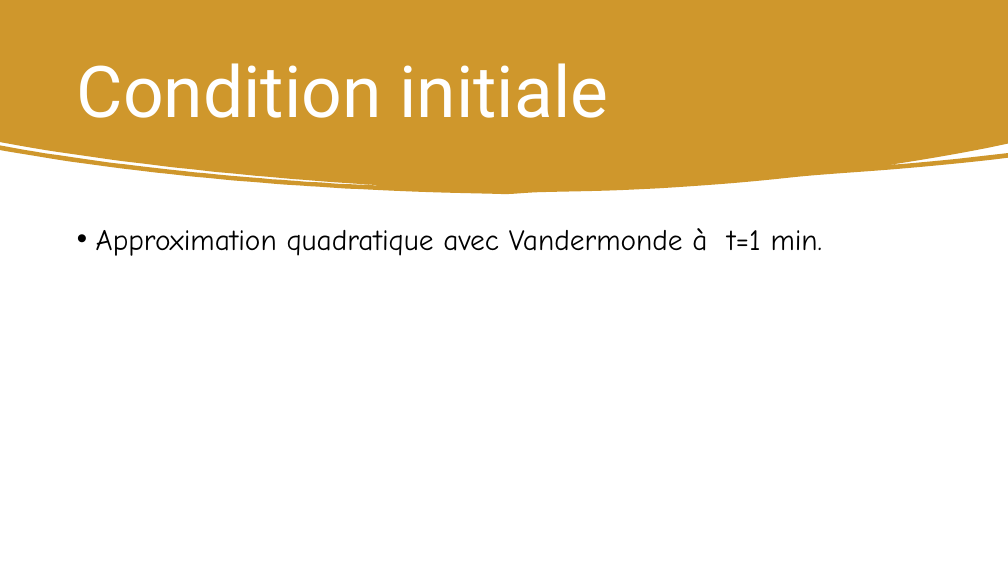
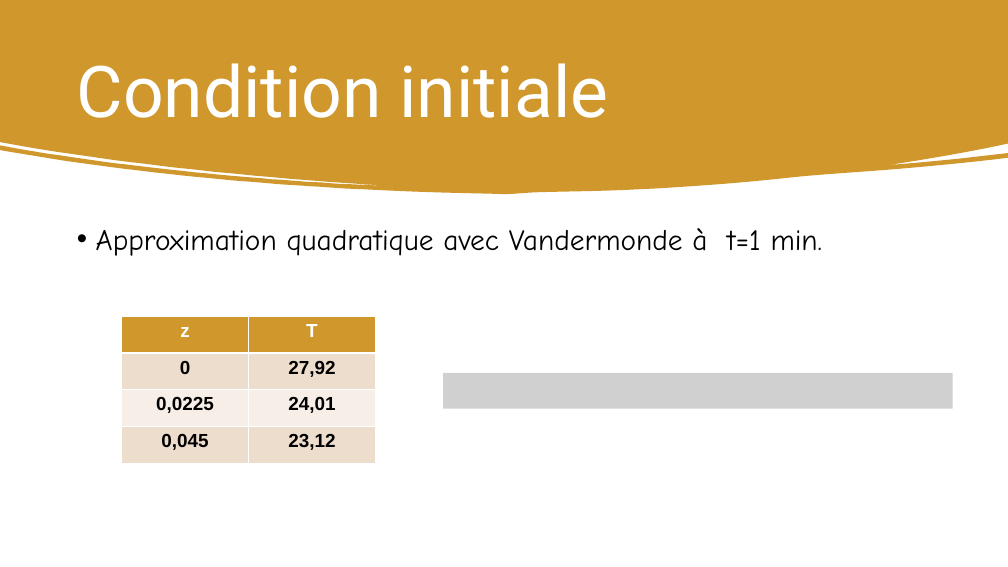
Before and after one commit to roroturgeon/GCH2545, a slide deck: slide 4 of Pâte à bagel.pptx. Drawn at 1008x567 pixels with LibreOffice and Linux fonts; fonts in the diff are those of the drawing; grey boxes stand for pictures. Boxes give left, top, right and bottom in pixels: in the first picture for what was removed or moved away, otherwise in the second. Text is boxed around its words. In the diff, an @@ line names an element or a change of style, - is before the commit and + after.

```diff
--- a/Pâte à bagel.pptx
+++ b/Pâte à bagel.pptx
@@ table added at [122,316,376,464], 4 rows, 2 columns @@
+z | T
+0 | 27,92
+0,0225 | 24,01
+0,045 | 23,12
@@ picture added at [443,373,953,408] @@
```
Also in this commit, not shown: 2 slides added.
